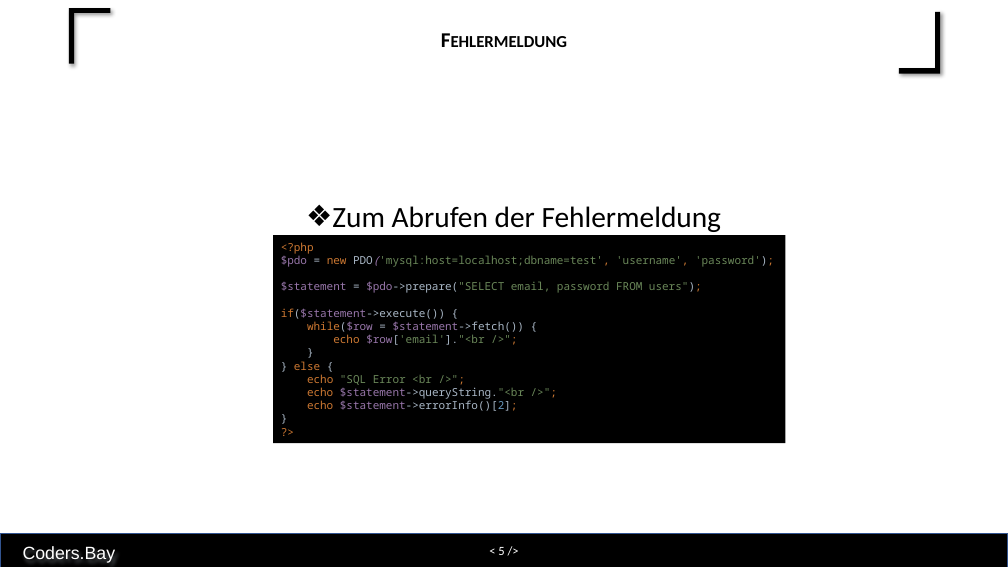
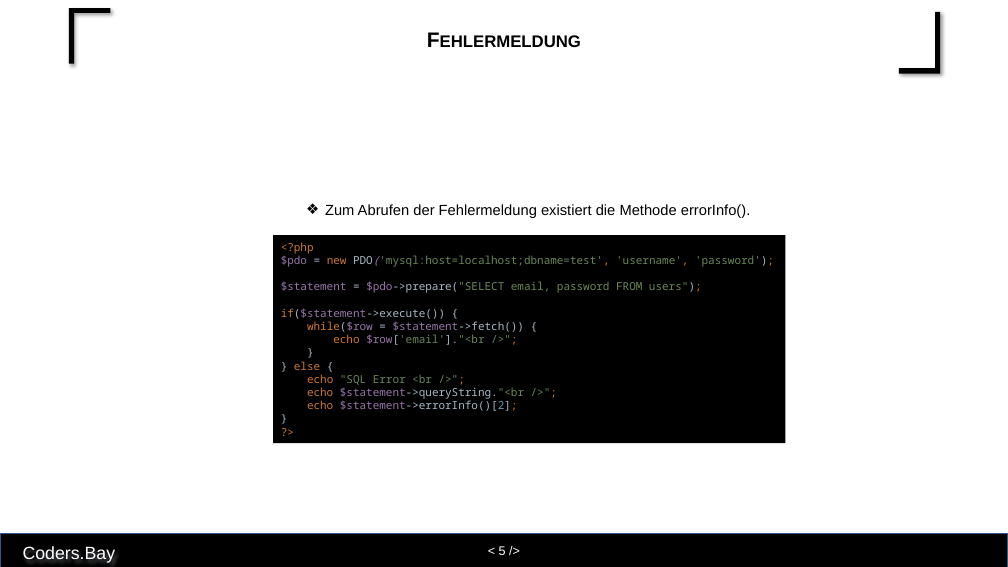
Before and after one commit to RebiRotti/cb-web-basic-unterlagen, a slide deck: slide 5 of Folien - Trainerleitfaden/Einheit 21 PHP.pptx. Drawn at 1008x567 pixels with LibreOffice and Linux fonts; fonts in the diff are those of the drawing. Boxes give left, top, right and bottom in pixels: in the first picture for what was removed or moved away, otherwise in the second. Text is boxed around its words. In the diff, an @@ line names an element or a change of style, - is before the commit and + after.

```diff
--- a/Folien - Trainerleitfaden/Einheit 21 PHP.pptx
+++ b/Folien - Trainerleitfaden/Einheit 21 PHP.pptx
@@ title "Fehlermeldung" at (79,18,930,64): font Calibri to Arial @@
@@ text "Zum Abrufen der Fehlermeldung existiert ..." at (325,204,750,218): size 28 to 14 pt, font Calibri to Arial; italic off in "errorInfo()." @@
@@ page number at (0,534,1008,567): font Calibri to Arial @@
```
Also in this commit, not shown: 8 other slides changed, 56 other files.
